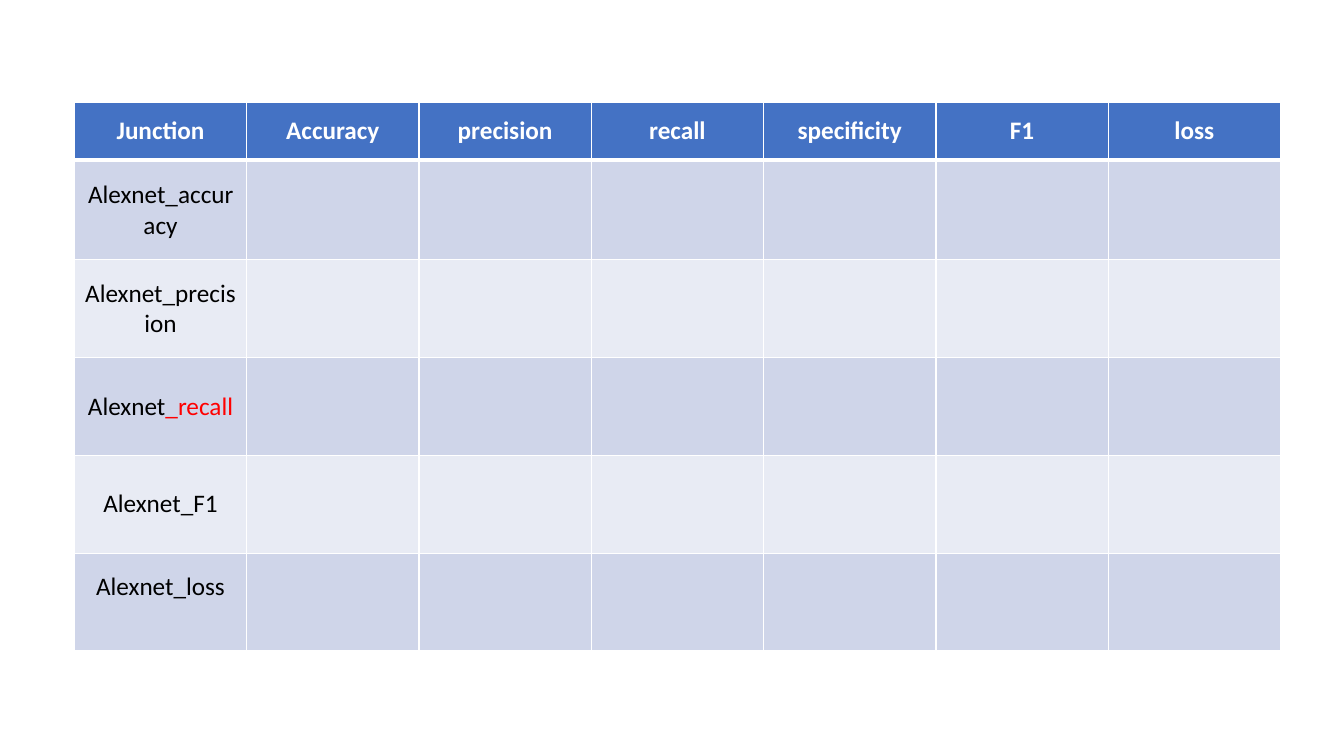
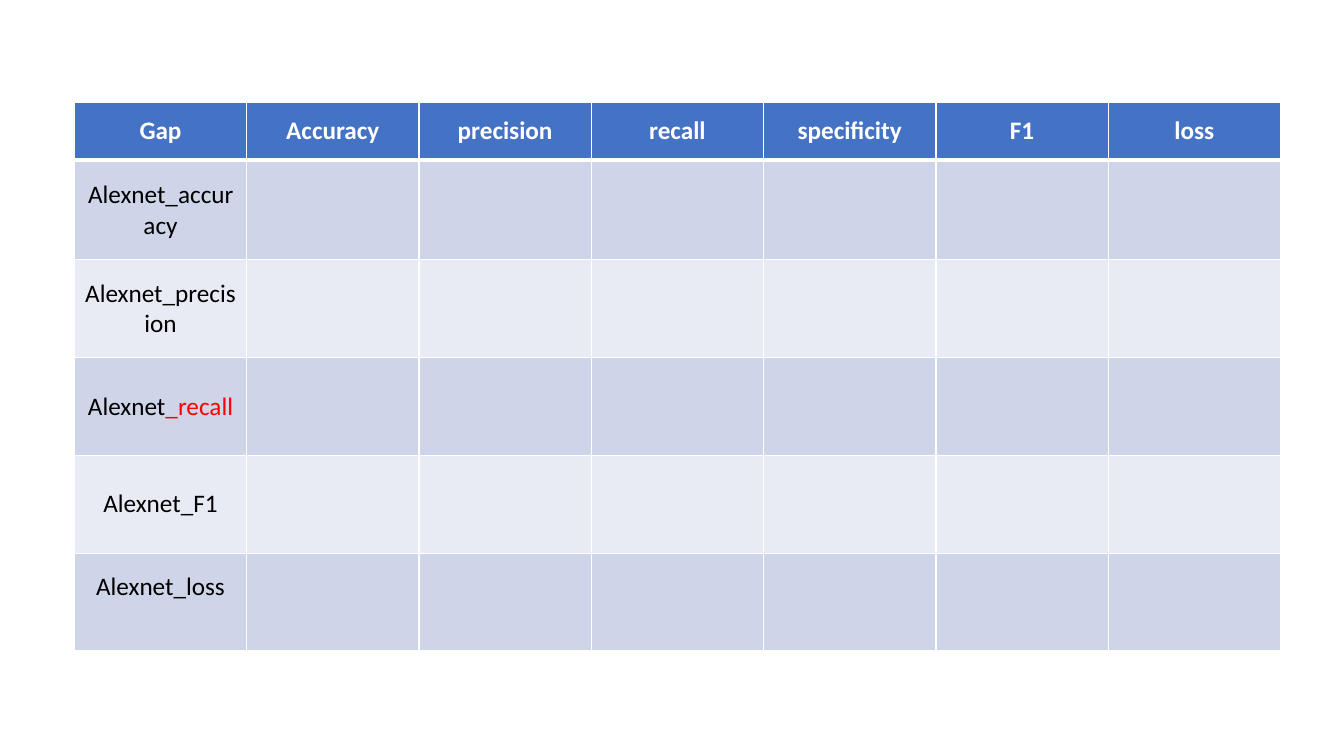
Before and after one commit to ZhouMengjie/bsd-cnn-network, a slide deck: slide 77 of BSD_Figures.pptx (slide 75 before the commit). Drawn at 1344x756 pixels with LibreOffice and Linux fonts; fonts in the diff are those of the drawing. Boxes give left, top, right and bottom in pixels: in the first picture for what was removed or moved away, otherwise in the second. Text is boxed around its words. In the diff, an @@ line names an element or a change of style, - is before the commit and + after.

```diff
--- a/BSD_Figures.pptx
+++ b/BSD_Figures.pptx
@@ table at box(75, 103, 1281, 651) @@
-row 1, column 1: Junction
+row 1, column 1: Gap
```
Also in this commit, not shown: 8 slides added, 1 other file.
